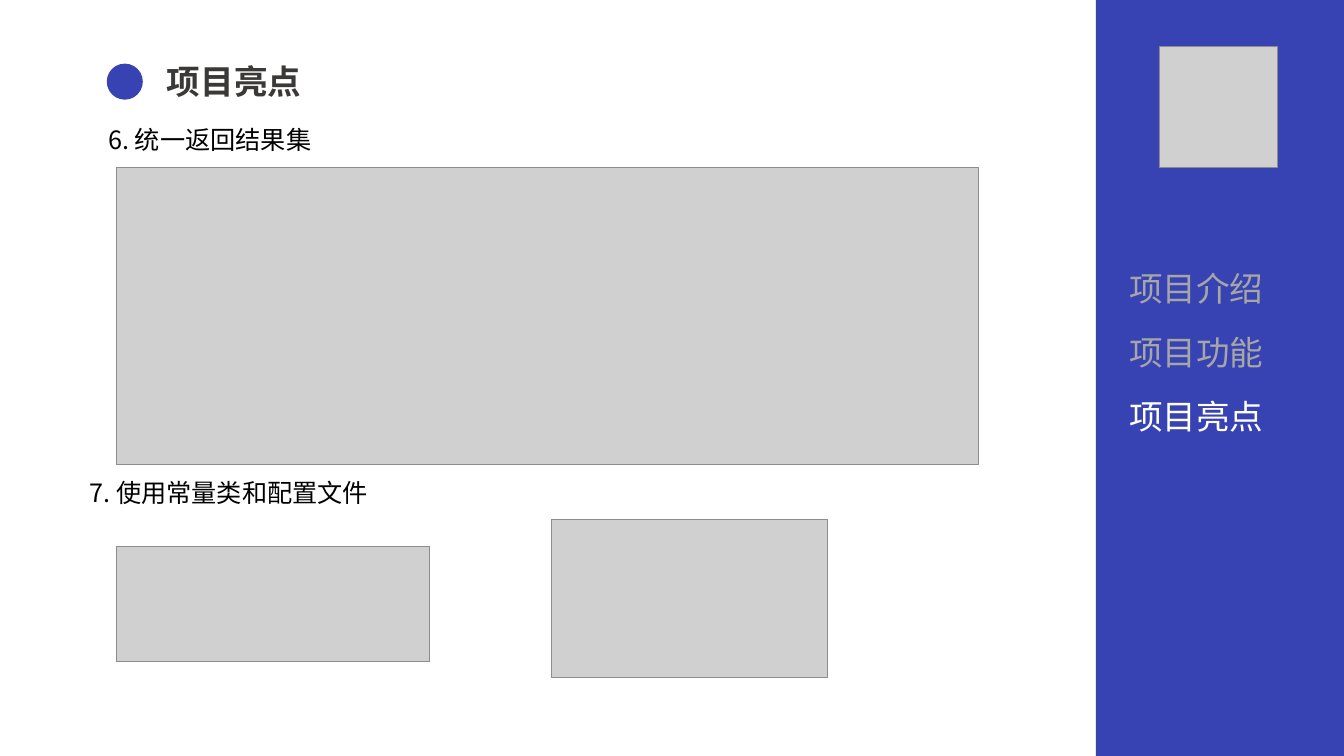
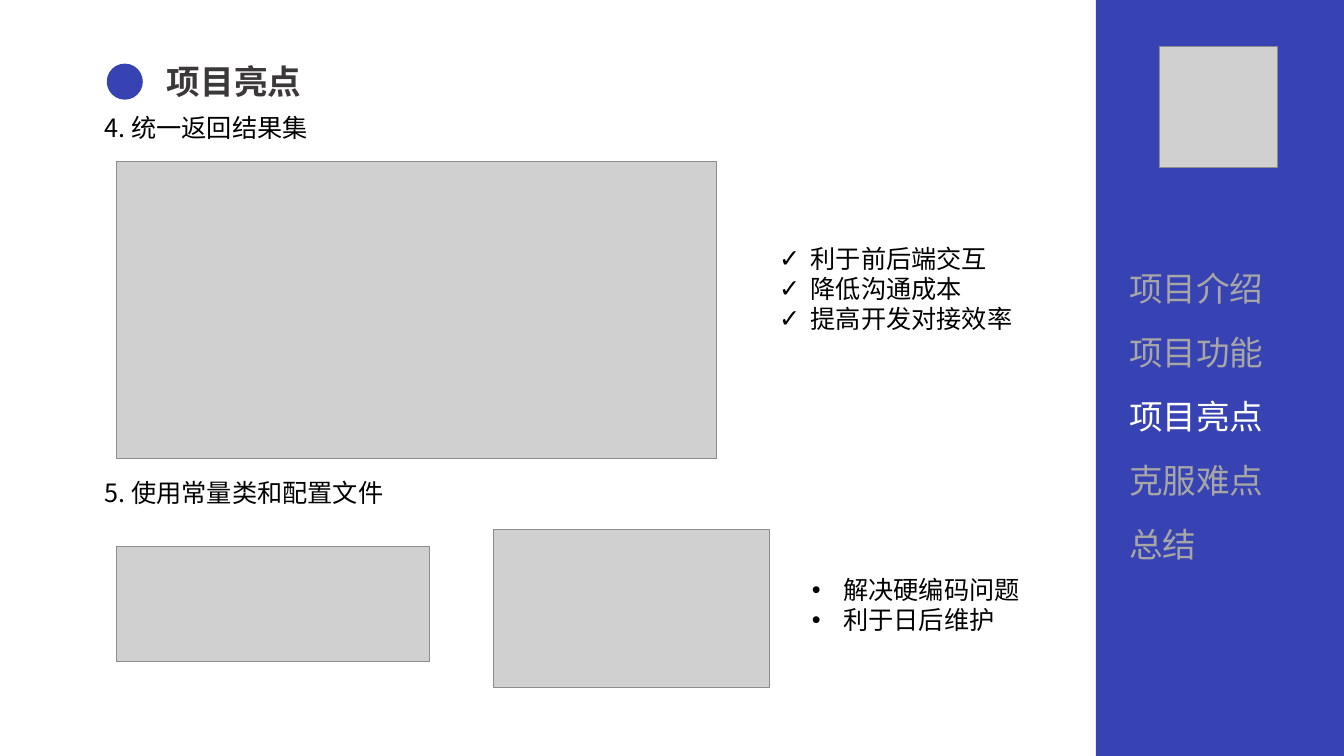
Before and after one commit to lldw05/QGAssessment2023Spring, a slide deck: slide 10 of Final/答辩PPT.pptx (slide 12 before the commit). Drawn at 1344x756 pixels with LibreOffice and Linux fonts; fonts in the diff are those of the drawing; grey boxes stand for pictures. Boxes give left, top, right and bottom in pixels: in the first picture for what was removed or moved away, otherwise in the second. Text is boxed around its words. In the diff, an @@ line names an element or a change of style, - is before the commit and + after.

```diff
--- a/Final/答辩PPT.pptx
+++ b/Final/答辩PPT.pptx
@@ text at <box>105,115,307,139</box>: text changed @@
-6. 统一返回结果集
+4. 统一返回结果集
@@ picture: place and size @@
-picture at <box>117,168,979,465</box>
+picture at <box>117,161,717,458</box>
@@ text added at <box>811,247,1013,330</box>, 18 pt, text #000000 @@
+✓ 利于前后端交互
+✓ 降低沟通成本
+✓ 提高开发对接效率
@@ text added at <box>1129,465,1263,496</box>, 24 pt, text #A6A6A6 @@
+克服难点
@@ text at <box>105,480,383,504</box>: text changed @@
-7. 使用常量类和配置文件
+5. 使用常量类和配置文件
@@ picture: place and size @@
-picture at <box>552,520,828,678</box>
+picture at <box>493,530,769,688</box>
@@ text added at <box>1129,529,1196,560</box>, 24 pt, text #A6A6A6 @@
+总结
@@ text added at <box>843,577,1019,631</box>, 18 pt, text #000000 @@
+• 解决硬编码问题
+• 利于日后维护
```
Also in this commit, not shown: 9 other slides changed, 4 slides added, 3 slides removed, 1 other file.
